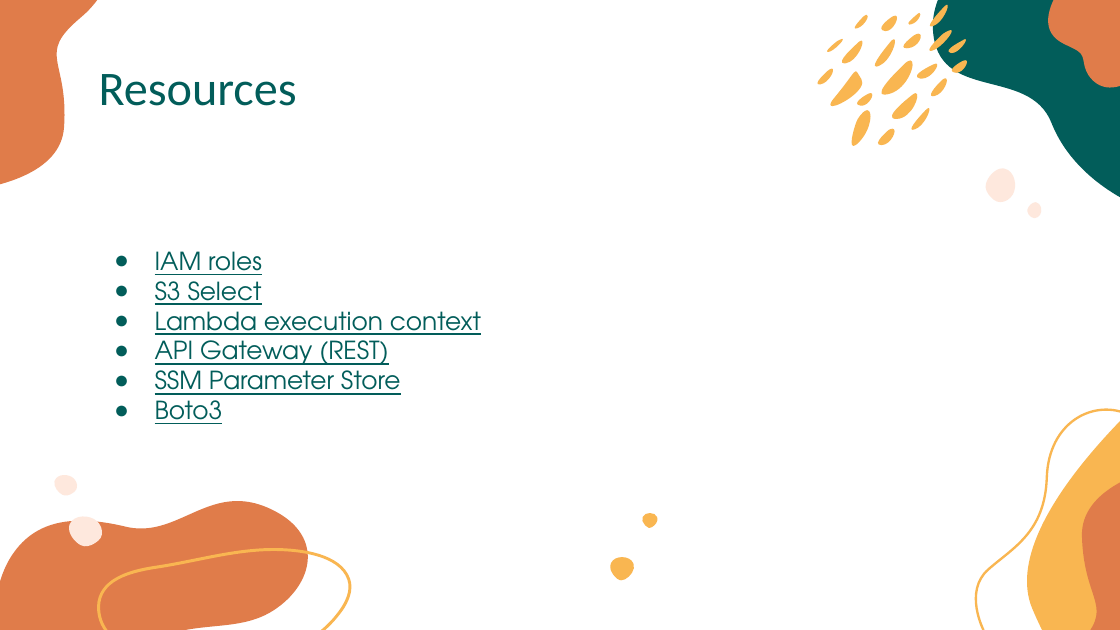
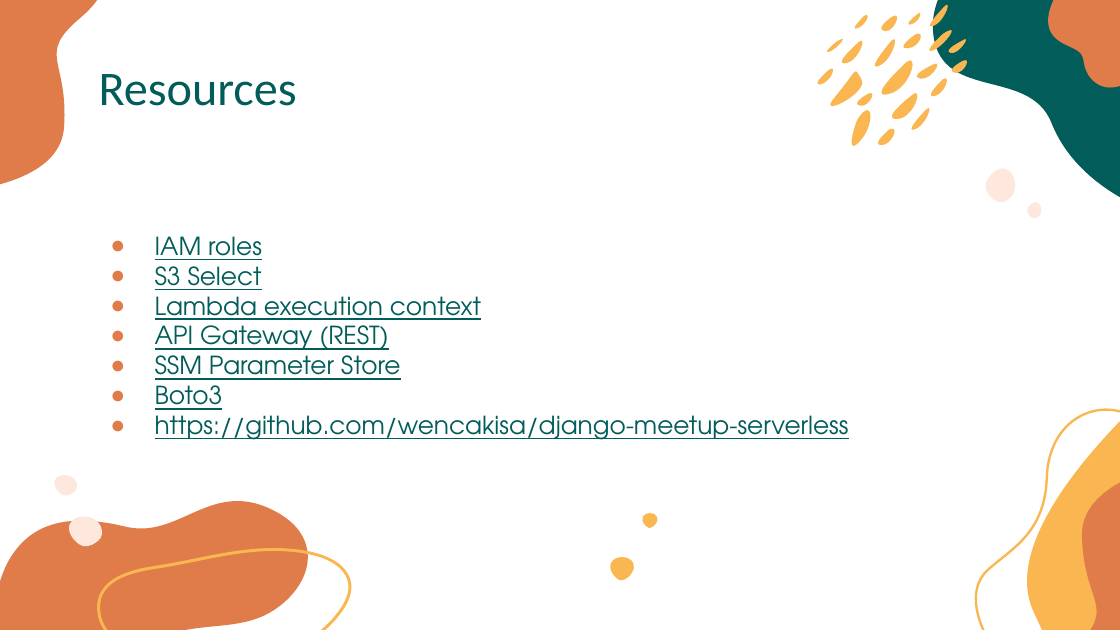
Before and after one commit to wencakisa/django-meetup-serverless, a slide deck: slide 18 of resources/presentation.pptx (slide 11 before the commit). Drawn at 1120x630 pixels with LibreOffice and Linux fonts; fonts in the diff are those of the drawing. Boxes give left, top, right and bottom in pixels: in the first picture for what was removed or moved away, otherwise in the second. Text is boxed around its words. In the diff, an @@ line names an element or a change of style, - is before the commit and + after.

```diff
--- a/resources/presentation.pptx
+++ b/resources/presentation.pptx
@@ subtitle at (x1=155, y1=236, x2=481, y2=417): indent changed; bullet colour #025D5A to #E07C4A @@
@@ subtitle at (x1=155, y1=408, x2=849, y2=440): paragraph added @@
+● https://github.com/wencakisa/django-meetup-serverless
```
Also in this commit, not shown: 3 other slides changed, 8 slides added, 1 slide removed.
